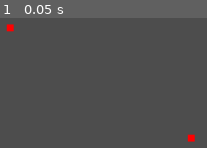
Above: before the commit, frame 1.
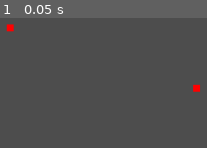
Above: after the commit, the same moment.

Repository: joyel24/Godot-Atomic-Life-Simulation
Game: Godot game, scene res://world.tscn
The game is run twice, just before and just after one commit, with the same random seed, the same clock (stepped at 60 frames per second) and the same inputs.
Inputs:
- Up to frame 1 (0.05 s): no input

The runs differ from the first frame. In frame 1, 0.4% of the frame differs, in the area x 90-97%, y 50-96%.

Commit message:
store particles arround in array

Diff:
--- a/godot/red_particle.gd
+++ b/godot/red_particle.gd
@@ -1,10 +1,38 @@
-extends CharacterBody2D
+#extends CharacterBody2D
+extends RigidBody2D
+
+var red_particle_mass = 10
+var particles_around = []
 
 # Called when the node enters the scene tree for the first time.
 func _ready():
+	self.mass = red_particle_mass
 	pass # Replace with function body.
 
 
 # Called every frame. 'delta' is the elapsed time since the previous frame.
 func _process(delta):
+	print(particles_around)
 	pass
+
+
+func _on_area_2d_body_entered(body):
+	if body.name != self.name:
+		print("test")
+		particles_around.append(body)
+
+func _on_area_2d_body_exited(body):
+	particles_around.erase(body)
+
+
+func draft_func(body):
+	var force = 0.0
+	var acceleration = 1
+
+	if body.name != self.name:
+		var distance = position.distance_squared_to(body.position)
+		force = acceleration * self.mass * body.mass / distance
+
+		#print(force)
+		#print(body.position - position)
+		#print(body.mass)
--- a/godot/red_particle.tscn
+++ b/godot/red_particle.tscn
@@ -8,7 +8,8 @@
 [sub_resource type="CircleShape2D" id="CircleShape2D_iisdm"]
 radius = 375.021
 
-[node name="red_particle" type="CharacterBody2D"]
+[node name="red_particle" type="RigidBody2D"]
+gravity_scale = 0.0
 script = ExtResource("1_2bgor")
 
 [node name="ColorRect" type="ColorRect" parent="."]
@@ -25,3 +26,6 @@
 
 [node name="CollisionShape2D" type="CollisionShape2D" parent="Area2D"]
 shape = SubResource("CircleShape2D_iisdm")
+
+[connection signal="body_entered" from="Area2D" to="." method="_on_area_2d_body_entered"]
+[connection signal="body_exited" from="Area2D" to="." method="_on_area_2d_body_exited"]
--- a/godot/world.tscn
+++ b/godot/world.tscn
@@ -10,4 +10,4 @@
 position = Vector2(427, 238)
 
 [node name="red_particle2" parent="." instance=ExtResource("2_0pj55")]
-position = Vector2(688, 397)
+position = Vector2(696, 325)
